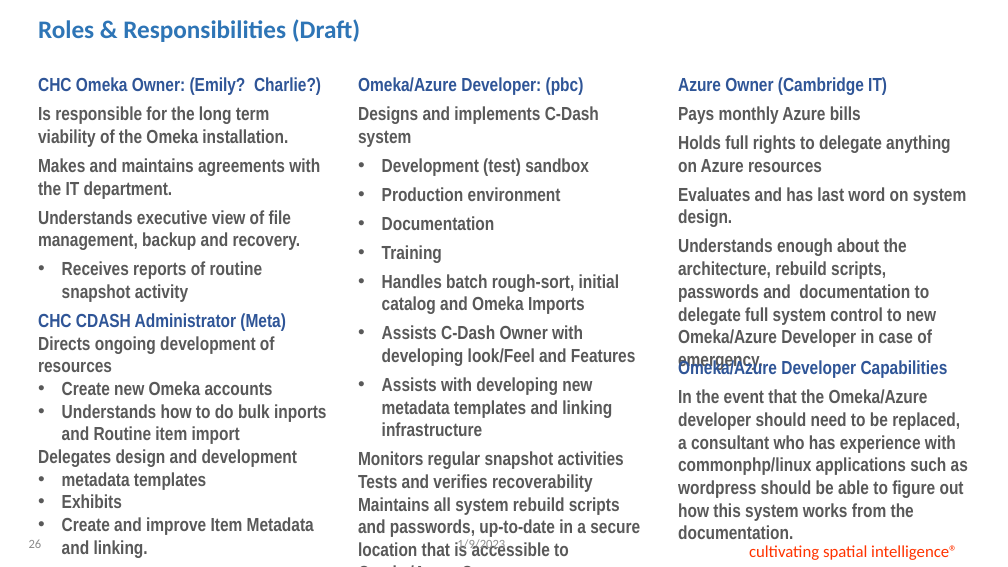
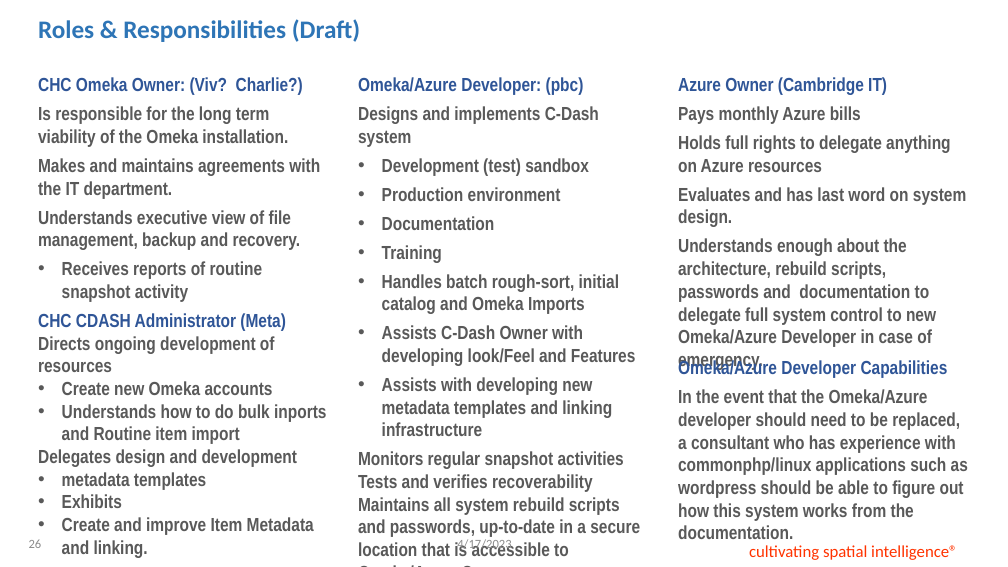
Before and after one commit to C-Dash/Documentation, a slide deck: slide 26 of slideshow/CDashSlideshow_20230109.pptx. Drawn at 1008x567 pixels with LibreOffice and Linux fonts; fonts in the diff are those of the drawing; background and template pictures are left out. Boxes give left, top, right and bottom in pixels: in the first picture for what was removed or moved away, otherwise in the second. Text is boxed around its words. In the diff, an @@ line names an element or a change of style, - is before the commit and + after.

```diff
--- a/slideshow/CDashSlideshow_20230109.pptx
+++ b/slideshow/CDashSlideshow_20230109.pptx
@@ text at [38, 77, 303, 95]: text changed @@
-CHC Omeka Owner: (Emily? Charlie?)
+CHC Omeka Owner: (Viv? Charlie?)
@@ text at [457, 539, 511, 551]: text changed @@
-1/9/2023
+4/17/2023
```
Also in this commit, not shown: 17 other slides changed, 5 other files.
